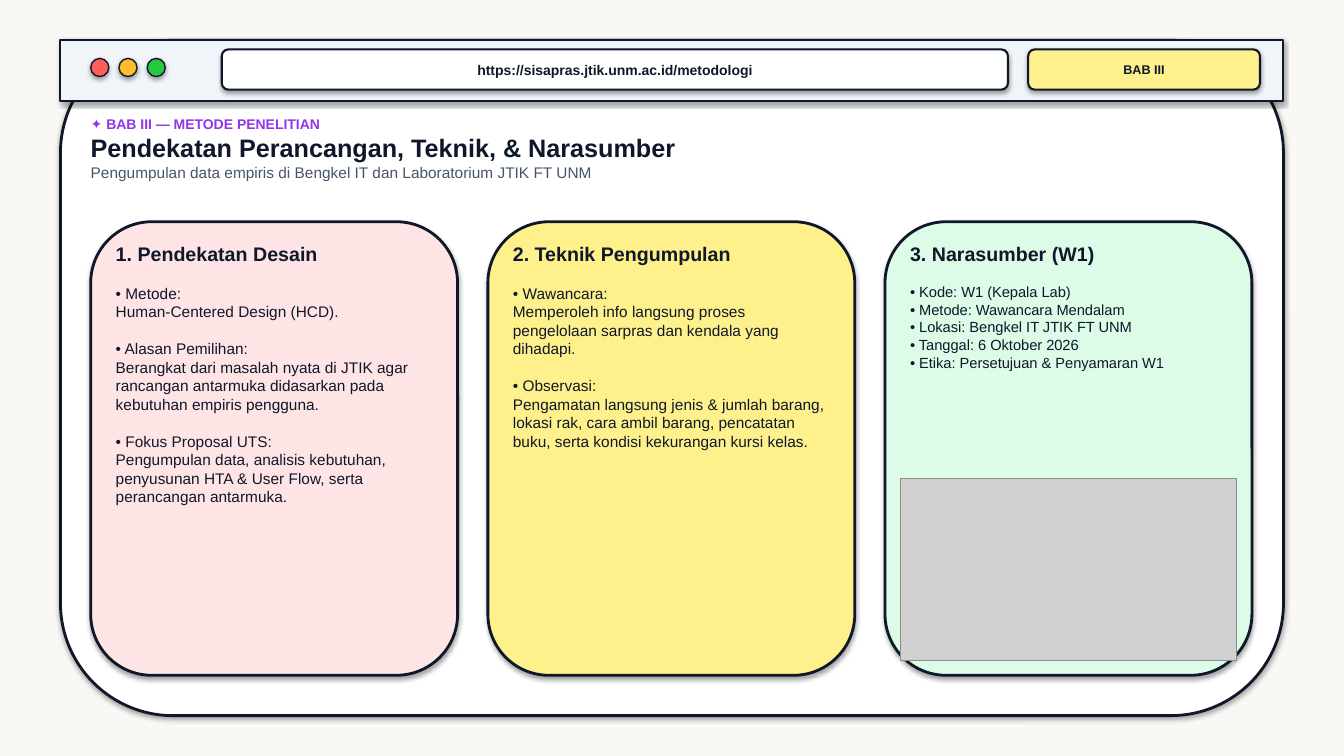
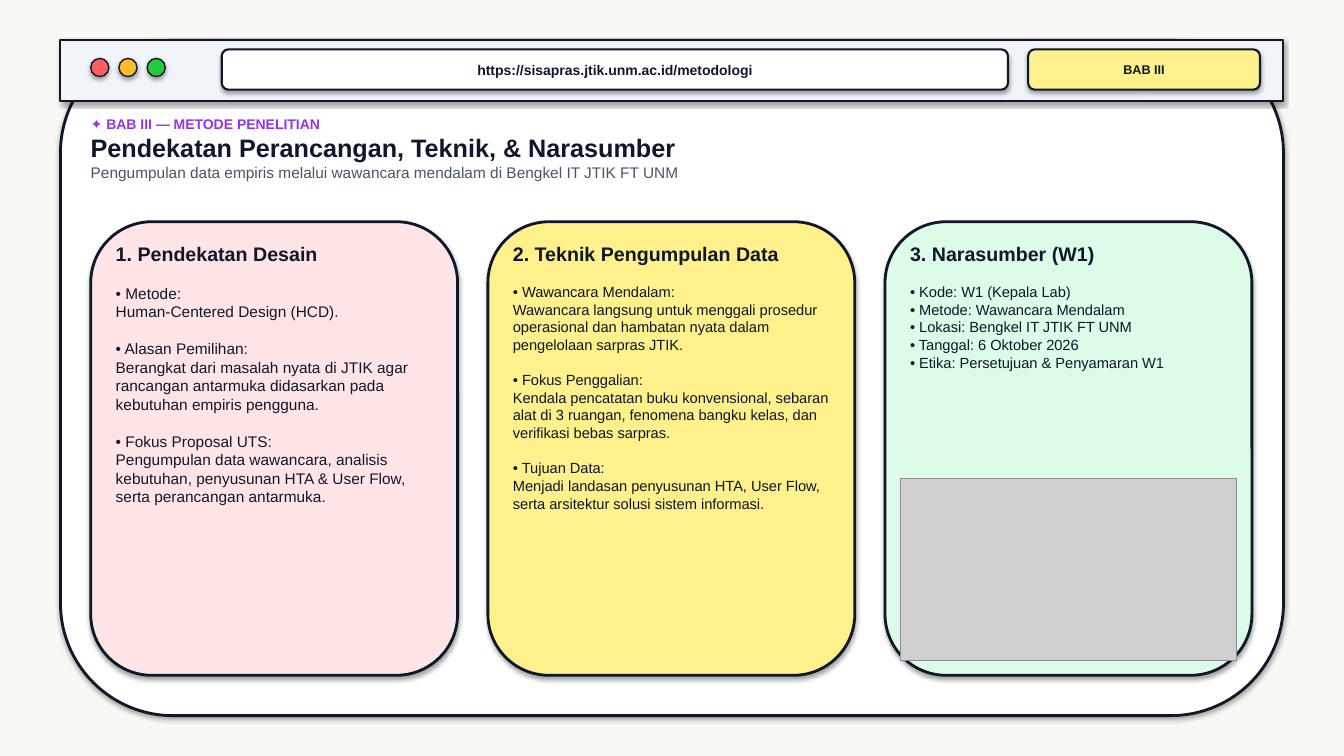
Before and after one commit to warnisaocha-rgb/si-sapras-jtik, a slide deck: slide 9 of Presentasi_UTS_SI-SAPRAS_JTIK_FotoWawancara.pptx. Drawn at 1344x756 pixels with LibreOffice and Linux fonts; fonts in the diff are those of the drawing; grey boxes stand for pictures. Boxes give left, top, right and bottom in pixels: in the first picture for what was removed or moved away, otherwise in the second. Text is boxed around its words. In the diff, an @@ line names an element or a change of style, - is before the commit and + after.

Commit message:
fix: tetapkan pendekatan murni HCD (bukan UCD) dan hapus observasi (hanya wawancara mendalam)

```diff
--- a/Presentasi_UTS_SI-SAPRAS_JTIK_FotoWawancara.pptx
+++ b/Presentasi_UTS_SI-SAPRAS_JTIK_FotoWawancara.pptx
@@ text at <box>91,167,678,181</box>: text changed @@
-Pengumpulan data empiris di Bengkel IT dan Laboratorium JTIK FT UNM
+Pengumpulan data empiris melalui wawancara mendalam di Bengkel IT JTIK FT UNM
@@ text at <box>513,246,829,509</box>: text changed; size 11 to 10.5 pt @@
-2. Teknik Pengumpulan
-• Wawancara:
-Memperoleh info langsung proses pengelolaan sarpras dan kendala yang dihadapi.
-• Observasi:
-Pengamatan langsung jenis & jumlah barang, lokasi rak, cara ambil barang, pencatatan buku, serta kondisi kekurangan kursi kelas.
+2. Teknik Pengumpulan Data
+• Wawancara Mendalam:
+Wawancara langsung untuk menggali prosedur operasional dan hambatan nyata dalam pengelolaan sarpras JTIK.
+• Fokus Penggalian:
+Kendala pencatatan buku konvensional, sebaran alat di 3 ruangan, fenomena bangku kelas, dan verifikasi bebas sarpras.
+• Tujuan Data:
+Menjadi landasan penyusunan HTA, User Flow, serta arsitektur solusi sistem informasi.
@@ text at <box>116,288,408,505</box>: text changed @@
-• Metode:
-Human-Centered Design (HCD).
-• Alasan Pemilihan:
-Berangkat dari masalah nyata di JTIK agar rancangan antarmuka didasarkan pada kebutuhan empiris pengguna.
-• Fokus Proposal UTS:
-Pengumpulan data, analisis kebutuhan, penyusunan HTA & User Flow, serta perancangan antarmuka.
+• Metode:
+Human-Centered Design (HCD).
+• Alasan Pemilihan:
+Berangkat dari masalah nyata di JTIK agar rancangan antarmuka didasarkan pada kebutuhan empiris pengguna.
+• Fokus Proposal UTS:
+Pengumpulan data wawancara, analisis kebutuhan, penyusunan HTA & User Flow, serta perancangan antarmuka.
```
Also in this commit, not shown: 2 other slides changed, 4 other files.
